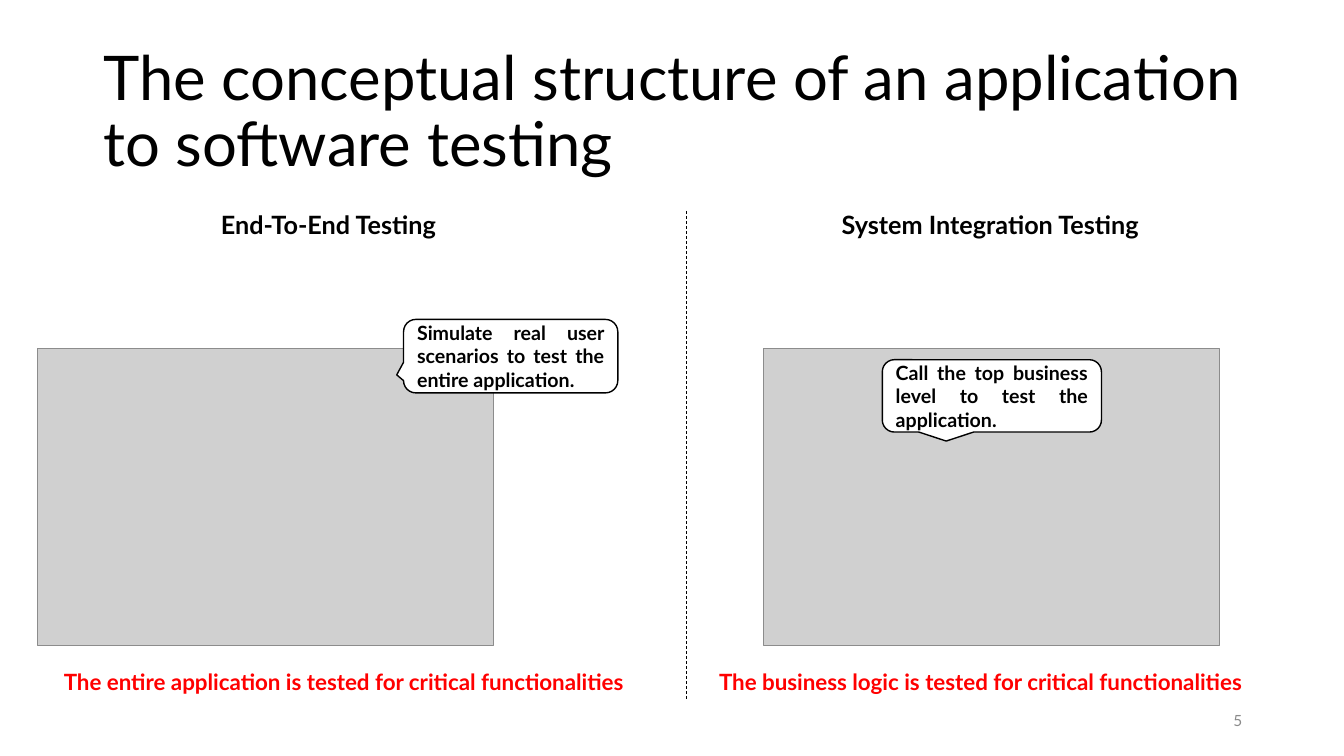
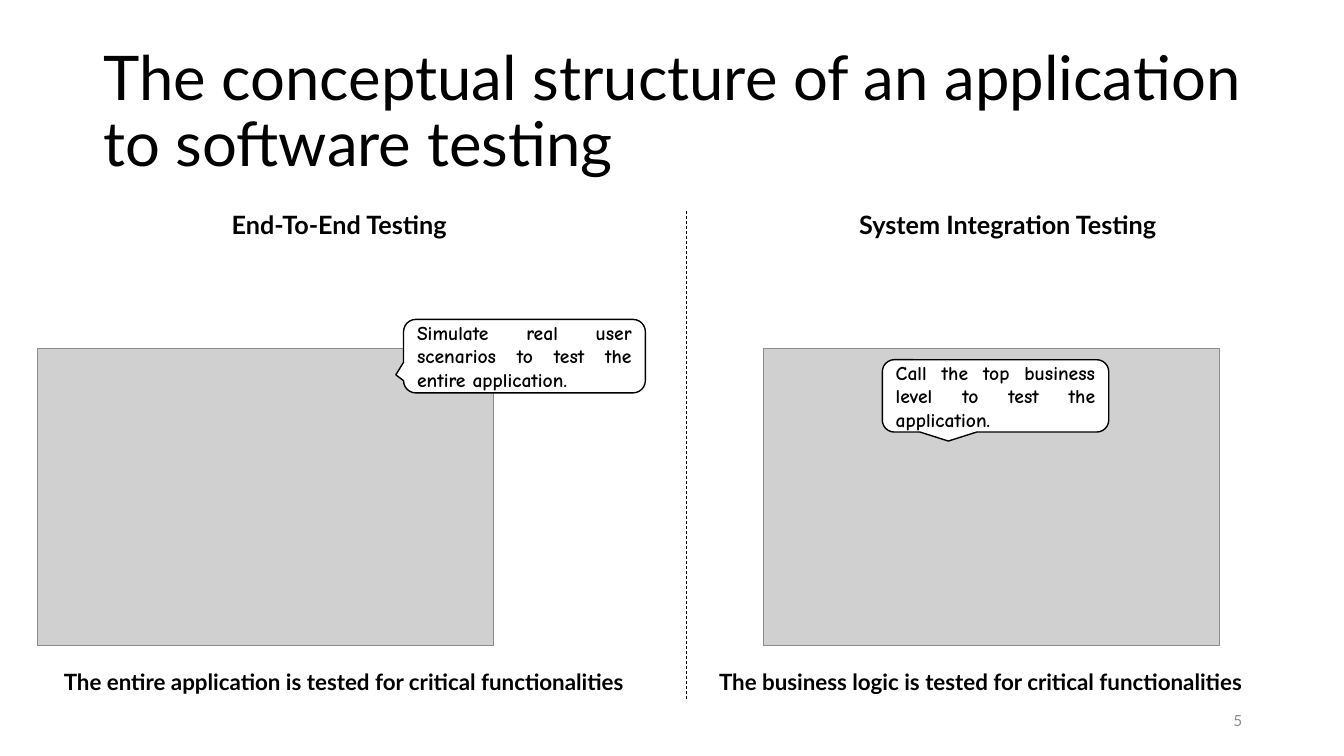
Before and after one commit to liepnguyen/Planru, a slide deck: slide 5 of Documents/Lessons Learned From Agile Quality Assurance In Scrum.pptx. Drawn at 1344x756 pixels with LibreOffice and Linux fonts; fonts in the diff are those of the drawing; grey boxes stand for pictures. Boxes give left, top, right and bottom in pixels: in the first picture for what was removed or moved away, otherwise in the second. Text is boxed around its words. In the diff, an @@ line names an element or a change of style, - is before the commit and + after.

Commit message:
updated

```diff
--- a/Documents/Lessons Learned From Agile Quality Assurance In Scrum.pptx
+++ b/Documents/Lessons Learned From Agile Quality Assurance In Scrum.pptx
@@ text "End-To-End Testing": place and size @@
-text "End-To-End Testing" at bbox=[221, 215, 436, 238]
+text "End-To-End Testing" at bbox=[232, 215, 446, 238]
@@ text "System Integration Testing": place and size @@
-text "System Integration Testing" at bbox=[842, 215, 1138, 238]
+text "System Integration Testing" at bbox=[859, 215, 1156, 238]
@@ rounded speech box "Simulate real user scenarios to ..." at bbox=[403, 320, 645, 393]: font Lato to Comic Neue @@
@@ rounded speech box "Simulate real user scenarios to ...": place and size @@
-rounded speech box "Simulate real user scenarios to ..." at bbox=[403, 320, 618, 393]
+rounded speech box "Simulate real user scenarios to ..." at bbox=[403, 320, 645, 393]
@@ rounded speech box "Call the top business level ...": place and size @@
-rounded speech box "Call the top business level ..." at bbox=[882, 360, 1101, 433]
+rounded speech box "Call the top business level ..." at bbox=[882, 360, 1109, 433]
@@ rounded speech box "Call the top business level ..." at bbox=[882, 360, 1109, 433]: font Lato to Comic Neue @@
@@ text "The entire application is tested ..." at bbox=[64, 673, 623, 694]: text colour #FF0000 to #000000 @@
@@ text "The business logic is tested ..." at bbox=[719, 673, 1241, 694]: text colour #FF0000 to #000000 @@
```
